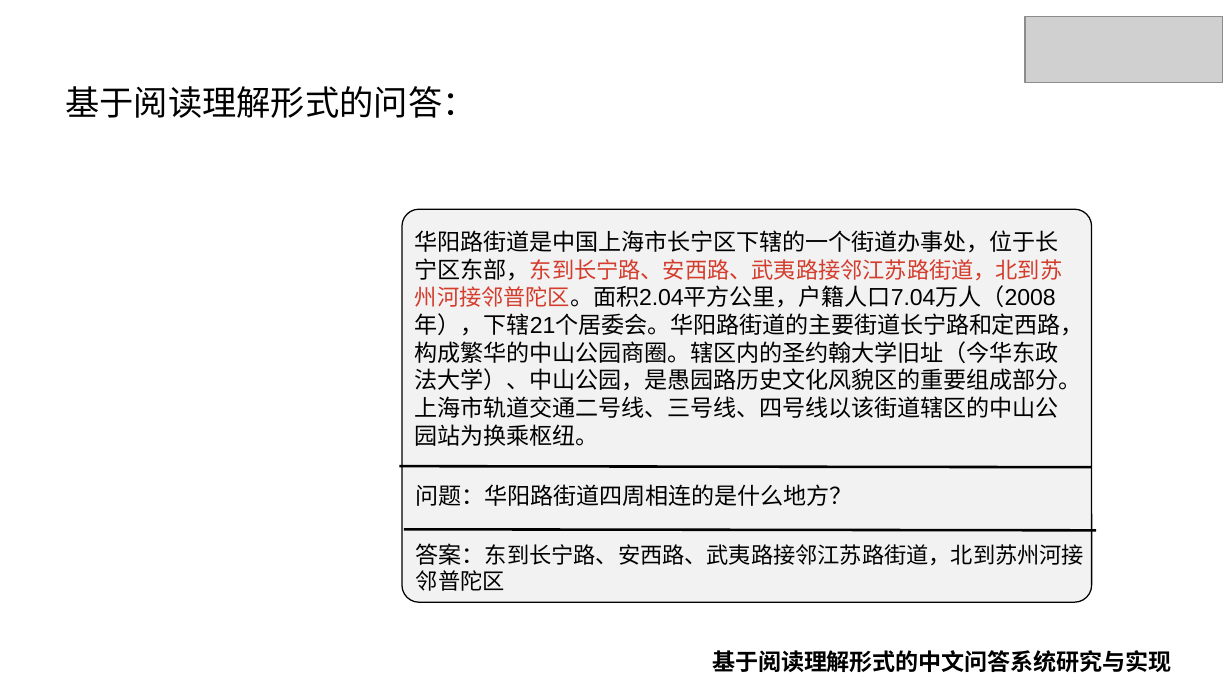
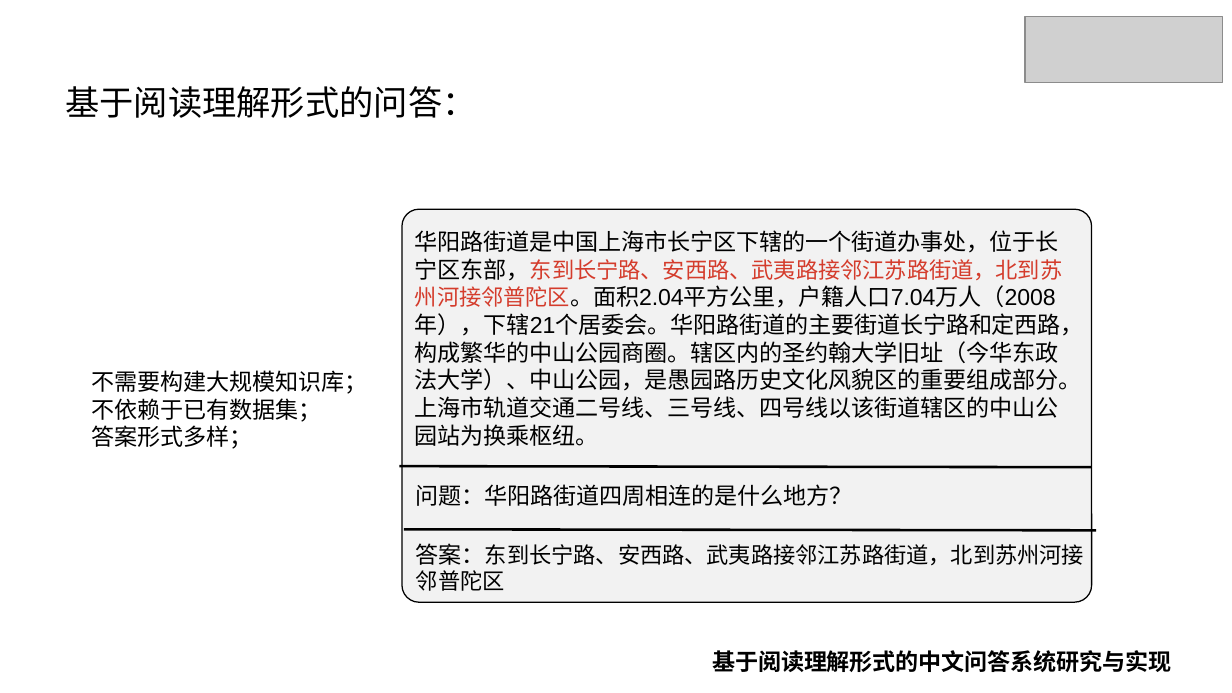
Before and after one commit to xhsun1997/ChineseMRC, a slide deck: slide 6 of 孙相会.pptx (slide 9 before the commit). Drawn at 1232x693 pixels with LibreOffice and Linux fonts; fonts in the diff are those of the drawing; grey boxes stand for pictures; background and template pictures are left out. Boxes give left, top, right and bottom in pixels: in the first picture for what was removed or moved away, otherwise in the second. Text is boxed around its words. In the diff, an @@ line names an element or a change of style, - is before the commit and + after.

```diff
--- a/孙相会.pptx
+++ b/孙相会.pptx
@@ text added at [92,370,368,449], 13.5 pt, text #000000 @@
+不需要构建大规模知识库；
+不依赖于已有数据集；
+答案形式多样；
```
Also in this commit, not shown: 6 other slides changed, 3 slides added, 6 slides removed, 7 other files.
